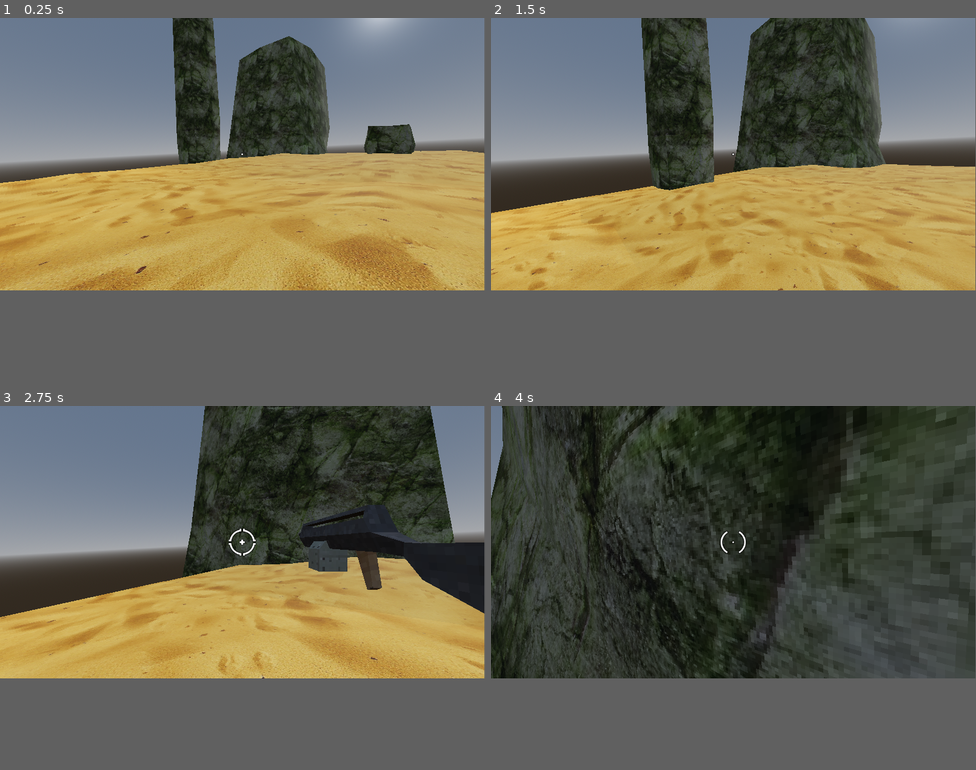
Above: before the commit, frames 1-4 (two rows, left to right).
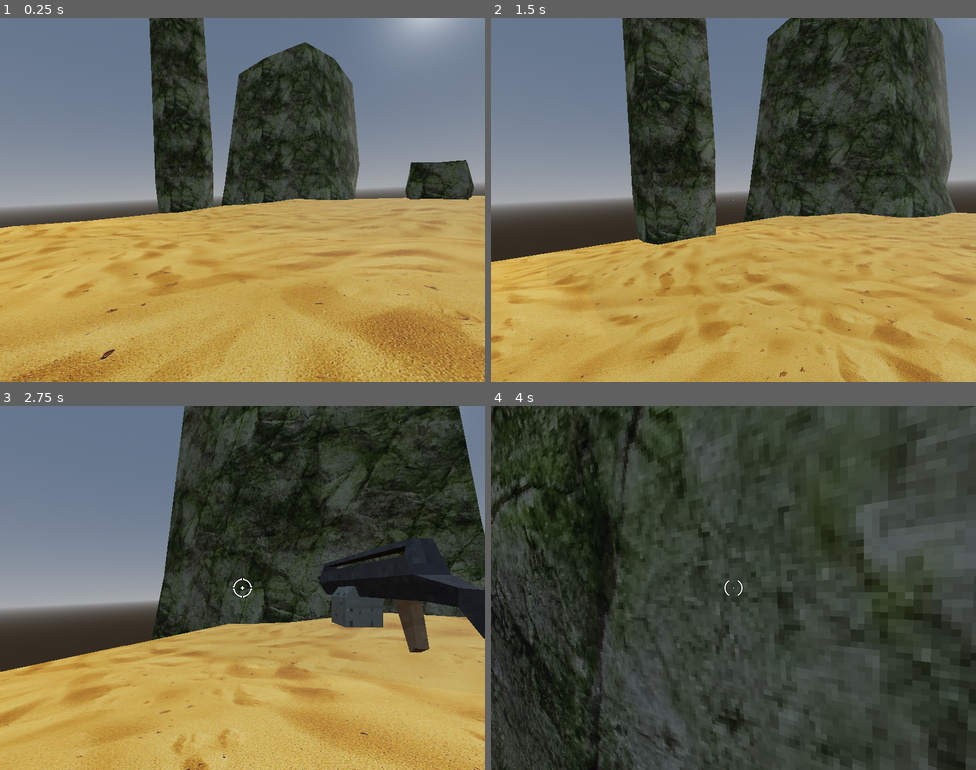
Above: after the commit, the same moments.

Repository: ant1234/retro_fps
Game: Godot game, scene res://world.tscn
Two runs of this game, one before a commit and one after it. Both use one fixed random seed, a clock stepped at 60 frames per second and the inputs below.
Inputs (mouse positions are in pixels of both pictures, inside the frame that each line leads up to):
- Up to frame 1 (0.25 s): no input
- Up to frame 2 (1.5 s): tap Enter at 0.5 s; move the mouse to (757, 152) at 0.52 s; press the mouse at (757, 152) at 0.53 s; hold Up (move_forwards) from 0.53 s (still down); tap Space (jump) at 0.77 s; move the mouse to (709, 156) at 1.27 s; release the mouse at (709, 156) at 1.28 s; tap 1 at 1.35 s
- Up to frame 3 (2.75 s): keep holding Up (move_forwards); tap Space (jump) at 1.52 s; move the mouse to (252, 537) at 2.02 s; tap 2 at 2.1 s
- Up to frame 4 (4 s): keep holding Up (move_forwards); move the mouse to (728, 547) at 2.77 s; tap 3 at 2.85 s; tap Space (jump) at 3.02, 3.77 s; move the mouse to (767, 544) at 3.52 s; tap 4 at 3.6 s
In our replay, the window is 799x449 before the commit and 800x600 after it. These sizes can differ from the game's own. Grey fills any space a smaller window leaves; there, only what the larger window draws over its background counts as a difference.

The runs differ from the first frame. In frame 1, 39% of the frame differs, in the area x 0-100%, y 0-100%; in frame 2, 41%; in frame 3, 40%; in frame 4, 38%.

Commit message:
Fix collions in rocket launcher script

Diff:
--- /dev/null
+++ b/characters/enemies/bird_monster/bird_monster.tscn
@@ -0,0 +1,78 @@
+[gd_scene load_steps=7 format=3 uid="uid://bmjn4e75mnrrd"]
+
+[ext_resource type="PackedScene" uid="uid://baunwjraq3t4g" path="res://characters/enemies/monster.tscn" id="1_shqe5"]
+[ext_resource type="PackedScene" uid="uid://bss8p6k3la8qe" path="res://characters/enemies/bird_monster/birdmonster.glb" id="2_7ujxh"]
+[ext_resource type="PackedScene" uid="uid://eftf58vt34n8" path="res://characters/hit_box.tscn" id="3_blisn"]
+
+[sub_resource type="BoxShape3D" id="BoxShape3D_mt63c"]
+size = Vector3(0.337524, 0.880697, 0.377747)
+
+[sub_resource type="BoxShape3D" id="BoxShape3D_uspc3"]
+size = Vector3(0.337524, 0.18217, 0.515335)
+
+[sub_resource type="CapsuleShape3D" id="CapsuleShape3D_wrvew"]
+radius = 0.0880033
+height = 0.516642
+
+[node name="BirdMonster" instance=ExtResource("1_shqe5")]
+
+[node name="birdmonster" parent="Graphics" index="0" instance=ExtResource("2_7ujxh")]
+
+[node name="Skeleton3D" parent="Graphics/birdmonster/Armature" index="0"]
+bones/1/rotation = Quaternion(0.0792659, 1.18834e-07, 4.81987e-09, 0.996854)
+bones/2/rotation = Quaternion(0.0414058, 0.112766, 0.928579, -0.351155)
+bones/3/rotation = Quaternion(0.139228, -0.0523063, -0.305468, 0.940515)
+bones/4/rotation = Quaternion(-0.0414061, 0.112766, 0.928579, 0.351155)
+bones/5/rotation = Quaternion(0.139228, 0.0523063, 0.305469, 0.940515)
+bones/6/rotation = Quaternion(0.328428, 0.154728, 0.931432, -0.0250929)
+bones/6/scale = Vector3(0.999975, 1, 1)
+bones/7/rotation = Quaternion(-0.281262, 0.00232481, 0.0141665, 0.959524)
+bones/8/rotation = Quaternion(-0.328428, 0.154728, 0.931432, 0.0250929)
+bones/8/scale = Vector3(0.999975, 1, 1)
+bones/9/rotation = Quaternion(-0.281262, -0.00232482, -0.0141665, 0.959524)
+
+[node name="Body" type="BoneAttachment3D" parent="Graphics/birdmonster/Armature/Skeleton3D" index="1"]
+transform = Transform3D(1, 9.22955e-09, 2.37684e-07, 2.84484e-08, 0.987434, -0.158033, -2.36156e-07, 0.158033, 0.987434, 0, 1.13977, 0)
+bone_name = "body"
+bone_idx = 1
+
+[node name="HitBox" parent="Graphics/birdmonster/Armature/Skeleton3D/Body" index="0" instance=ExtResource("3_blisn")]
+
+[node name="CollisionShape3D" parent="Graphics/birdmonster/Armature/Skeleton3D/Body/HitBox" index="0"]
+transform = Transform3D(1, 0, 0, 0, 0.971255, -0.238042, 0, 0.238042, 0.971255, -0.0076294, 0.0158099, 0.0303516)
+shape = SubResource("BoxShape3D_mt63c")
+
+[node name="HitBoxHead" parent="Graphics/birdmonster/Armature/Skeleton3D/Body" index="1" instance=ExtResource("3_blisn")]
+weak_spot = true
+
+[node name="CollisionShape3D" parent="Graphics/birdmonster/Armature/Skeleton3D/Body/HitBoxHead" index="0"]
+transform = Transform3D(1, 0, 0, 0, 0.971255, -0.238042, 0, 0.238042, 0.971255, -0.0109185, 0.383607, 0.208871)
+shape = SubResource("BoxShape3D_uspc3")
+
+[node name="UpperArmL" type="BoneAttachment3D" parent="Graphics/birdmonster/Armature/Skeleton3D" index="2"]
+transform = Transform3D(-0.749951, 0.661489, -0.00229935, -0.659403, -0.747301, 0.0820352, 0.0525471, 0.0630386, 0.996627, 0.176714, 1.50661, 0.058711)
+bone_name = "upper_arm.l"
+bone_idx = 2
+
+[node name="HitBox" parent="Graphics/birdmonster/Armature/Skeleton3D/UpperArmL" index="0" instance=ExtResource("3_blisn")]
+
+[node name="CollisionShape3D" parent="Graphics/birdmonster/Armature/Skeleton3D/UpperArmL/HitBox" index="0"]
+transform = Transform3D(0.838642, 0.544683, 0, -0.544683, 0.838642, 0, 0, 0, 1, -0.115143, -0.147386, 0)
+shape = SubResource("CapsuleShape3D_wrvew")
+
+[node name="UpperArmR" type="BoneAttachment3D" parent="Graphics/birdmonster/Armature/Skeleton3D" index="3"]
+transform = Transform3D(-0.749951, -0.661489, 0.00229926, 0.659403, -0.747301, 0.0820353, -0.0525472, 0.0630387, 0.996627, -0.176714, 1.50661, 0.058711)
+bone_name = "upper_arm.r"
+bone_idx = 4
+
+[node name="HitBox" parent="Graphics/birdmonster/Armature/Skeleton3D/UpperArmR" index="0" instance=ExtResource("3_blisn")]
+
+[node name="CollisionShape3D" parent="Graphics/birdmonster/Armature/Skeleton3D/UpperArmR/HitBox" index="0"]
+transform = Transform3D(0.694947, -0.719061, 0, 0.719061, 0.694947, 0, 0, 0, 1, 0.0667272, -0.117157, -0.00894094)
+shape = SubResource("CapsuleShape3D_wrvew")
+
+[editable path="Graphics/birdmonster"]
+[editable path="Graphics/birdmonster/Armature/Skeleton3D/Body/HitBox"]
+[editable path="Graphics/birdmonster/Armature/Skeleton3D/Body/HitBoxHead"]
+[editable path="Graphics/birdmonster/Armature/Skeleton3D/UpperArmL/HitBox"]
+[editable path="Graphics/birdmonster/Armature/Skeleton3D/UpperArmR/HitBox"]
--- /dev/null
+++ b/characters/enemies/monster.tscn
@@ -0,0 +1,17 @@
+[gd_scene load_steps=3 format=3 uid="uid://baunwjraq3t4g"]
+
+[ext_resource type="PackedScene" uid="uid://bih2mq0xv62mg" path="res://characters/health_manager.tscn" id="1_lkcat"]
+
+[sub_resource type="CapsuleShape3D" id="CapsuleShape3D_owrno"]
+
+[node name="Monster" type="CharacterBody3D"]
+collision_layer = 2
+collision_mask = 3
+
+[node name="CollisionShape3D" type="CollisionShape3D" parent="."]
+transform = Transform3D(1, 0, 0, 0, 1, 0, 0, 0, 1, 0, 0.989289, 0)
+shape = SubResource("CapsuleShape3D_owrno")
+
+[node name="Graphics" type="Node3D" parent="."]
+
+[node name="HealthManager" parent="." instance=ExtResource("1_lkcat")]
--- /dev/null
+++ b/characters/hit_box.gd
@@ -0,0 +1,11 @@
+class_name HitBox extends Area3D
+
+@export var weak_spot = false
+@export var critical_damage_multiplier = 2
+
+signal on_hurt(damage_data: DamageData)
+
+func hurt(damage_data: DamageData):
+	if weak_spot:
+		damage_data.amount *= critical_damage_multiplier
+	on_hurt.emit(damage_data)
--- /dev/null
+++ b/characters/hit_box.tscn
@@ -0,0 +1,12 @@
+[gd_scene load_steps=2 format=3 uid="uid://eftf58vt34n8"]
+
+[ext_resource type="Script" path="res://characters/hit_box.gd" id="1_m7g60"]
+
+[node name="HitBox" type="Area3D"]
+transform = Transform3D(1, 0, 0, 0, 1, 0, 0, 0, 1, 0.00800753, 2.38419e-07, -0.0043745)
+collision_layer = 4
+collision_mask = 0
+monitoring = false
+script = ExtResource("1_m7g60")
+
+[node name="CollisionShape3D" type="CollisionShape3D" parent="."]
--- a/characters/player/player.tscn
+++ b/characters/player/player.tscn
@@ -239,6 +239,21 @@
 "attack": SubResource("Animation_l6dee")
 }
 
+[sub_resource type="Animation" id="Animation_t1a4g"]
+length = 0.001
+tracks/0/type = "value"
+tracks/0/imported = false
+tracks/0/enabled = true
+tracks/0/path = NodePath("Weapons:position")
+tracks/0/interp = 1
+tracks/0/loop_wrap = true
+tracks/0/keys = {
+"times": PackedFloat32Array(0),
+"transitions": PackedFloat32Array(1),
+"update": 0,
+"values": [Vector3(0, 0, 0)]
+}
+
 [sub_resource type="Animation" id="Animation_xv14a"]
 resource_name = "moving"
 length = 0.5
@@ -254,21 +269,6 @@
 "transitions": PackedFloat32Array(1, 1),
 "update": 0,
 "values": [Vector3(0, 0, 0), Vector3(-0.135, 0, 0)]
-}
-
-[sub_resource type="Animation" id="Animation_t1a4g"]
-length = 0.001
-tracks/0/type = "value"
-tracks/0/imported = false
-tracks/0/enabled = true
-tracks/0/path = NodePath("Weapons:position")
-tracks/0/interp = 1
-tracks/0/loop_wrap = true
-tracks/0/keys = {
-"times": PackedFloat32Array(0),
-"transitions": PackedFloat32Array(1),
-"update": 0,
-"values": [Vector3(0, 0, 0)]
 }
 
 [sub_resource type="AnimationLibrary" id="AnimationLibrary_vsdb2"]
@@ -349,6 +349,7 @@
 
 [node name="MachineGun" type="Node3D" parent="Camera3D/WeaponManager/Weapons"]
 transform = Transform3D(0.75, 0, 0, 0, 0.75, 0, 0, 0, 0.75, 0.8275, 1.94151, 0.0598526)
+visible = false
 script = ExtResource("4_l073q")
 attack_rate = 0.1
 
@@ -388,8 +389,8 @@
 
 [node name="RocketLauncher" type="Node3D" parent="Camera3D/WeaponManager/Weapons"]
 transform = Transform3D(-0.49984, 0, -0.0126523, 0, 0.5, 0, 0.0126523, 0, -0.49984, 0.969611, 1.79894, -0.0396485)
-visible = false
 script = ExtResource("4_l073q")
+damage = 40
 attack_rate = 0.5
 
 [node name="Graphics" type="Node3D" parent="Camera3D/WeaponManager/Weapons/RocketLauncher"]
@@ -426,6 +427,7 @@
 
 [node name="ShotGun" type="Node3D" parent="Camera3D/WeaponManager/Weapons"]
 transform = Transform3D(0.8, 0, 0, 0, 0.8, 0, 0, 0, 0.8, 0.830633, 2.00185, 0.340708)
+visible = false
 script = ExtResource("4_l073q")
 attack_rate = 0.8
 
--- a/project.godot
+++ b/project.godot
@@ -14,6 +14,11 @@
 run/main_scene="res://world.tscn"
 config/features=PackedStringArray("4.3", "GL Compatibility")
 config/icon="res://icon.svg"
+
+[display]
+
+window/size/viewport_width=1600
+window/size/viewport_height=1200
 
 [importer_defaults]
 
--- a/weapons/bullet_emitters/area_damage_emitter.gd
+++ b/weapons/bullet_emitters/area_damage_emitter.gd
@@ -6,7 +6,7 @@
 @export var offset_by_radius = false
 
 func fire():
-
+	print("fires inside the rocket script?")
 	var query_params := PhysicsShapeQueryParameters3D.new()
 	query_params.shape = SphereShape3D.new()
 	query_params.shape.radius = attack_radius
@@ -29,6 +29,8 @@
 		super()
 
 func has_los(collider: Node3D) -> bool:
+	print("has los?")
+
 	los_raycast.enabled = true
 	los_raycast.target_position = los_raycast.to_local(collider.global_position + Vector3.UP)
 	los_raycast.force_raycast_update()
--- a/weapons/projectiles/projectile.gd
+++ b/weapons/projectiles/projectile.gd
@@ -1,7 +1,7 @@
 class_name Projectile
 extends Node3D
 
-@onready var collision_raycast: RayCast3D = $Graphics/CollisionRaycast
+@onready var collision_raycast: RayCast3D = $CollisionRaycast
 
 @export var speed = 30
 @export var show_after_time := 0.1
@@ -27,6 +27,7 @@
 
 func _physics_process(delta: float) -> void:
 	process_movement(delta)
+	check_collisions()
 
 func process_movement(delta):
 	last_pos = global_position
--- a/weapons/projectiles/projectile.tscn
+++ b/weapons/projectiles/projectile.tscn
@@ -7,7 +7,7 @@
 
 [node name="Graphics" type="Node3D" parent="."]
 
-[node name="CollisionRaycast" type="RayCast3D" parent="Graphics"]
+[node name="CollisionRaycast" type="RayCast3D" parent="."]
 enabled = false
 collision_mask = 5
 collide_with_areas = true
--- a/weapons/projectiles/rocket.tscn
+++ b/weapons/projectiles/rocket.tscn
@@ -6,6 +6,21 @@
 [ext_resource type="PackedScene" uid="uid://dswujixuj3rbw" path="res://effects/muzzle_flash/assets/muzzleflash3.glb" id="3_cx1lo"]
 [ext_resource type="PackedScene" uid="uid://dgy5rrfrs1dw1" path="res://weapons/bullet_emitters/area_damage_emitter.tscn" id="5_0t022"]
 [ext_resource type="Texture2D" uid="uid://5b5oc7wc5g0i" path="res://effects/circle32.png" id="5_nx7bn"]
+
+[sub_resource type="Animation" id="Animation_kgsjj"]
+length = 0.001
+tracks/0/type = "value"
+tracks/0/imported = false
+tracks/0/enabled = true
+tracks/0/path = NodePath(".:rotation")
+tracks/0/interp = 1
+tracks/0/loop_wrap = true
+tracks/0/keys = {
+"times": PackedFloat32Array(0),
+"transitions": PackedFloat32Array(1),
+"update": 0,
+"values": [Vector3(0, 0, 0)]
+}
 
 [sub_resource type="Animation" id="Animation_314xi"]
 resource_name = "spin"
@@ -23,21 +38,6 @@
 "values": [Vector3(0, 0, 0), Vector3(0, 0, 6.28319)]
 }
 
-[sub_resource type="Animation" id="Animation_kgsjj"]
-length = 0.001
-tracks/0/type = "value"
-tracks/0/imported = false
-tracks/0/enabled = true
-tracks/0/path = NodePath(".:rotation")
-tracks/0/interp = 1
-tracks/0/loop_wrap = true
-tracks/0/keys = {
-"times": PackedFloat32Array(0),
-"transitions": PackedFloat32Array(1),
-"update": 0,
-"values": [Vector3(0, 0, 0)]
-}
-
 [sub_resource type="AnimationLibrary" id="AnimationLibrary_0qgug"]
 _data = {
 "RESET": SubResource("Animation_kgsjj"),
